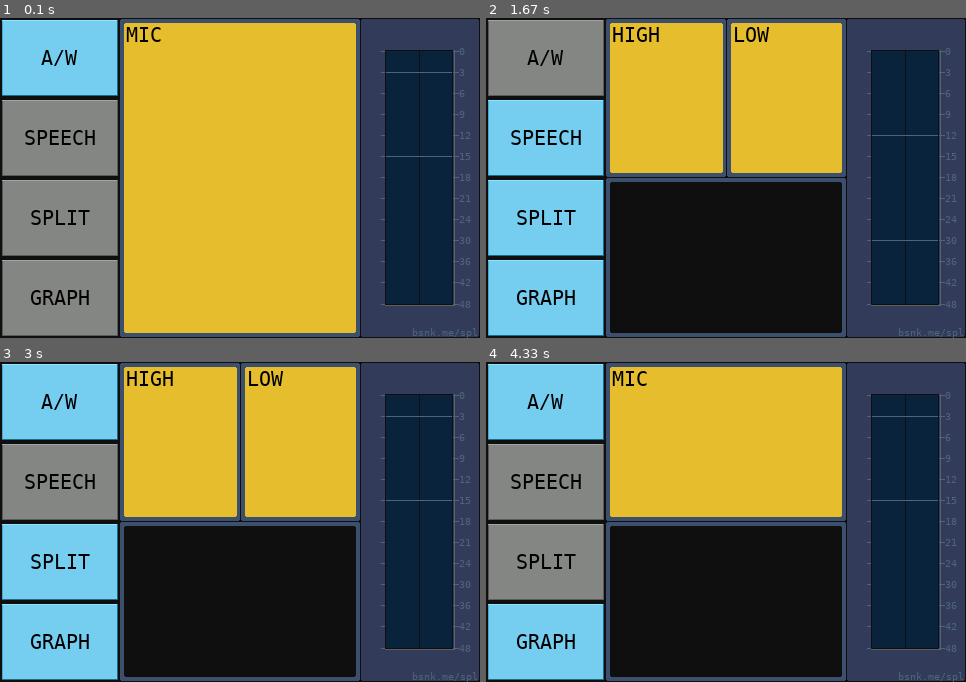
Above: before the commit, frames 1-4 (two rows, left to right).
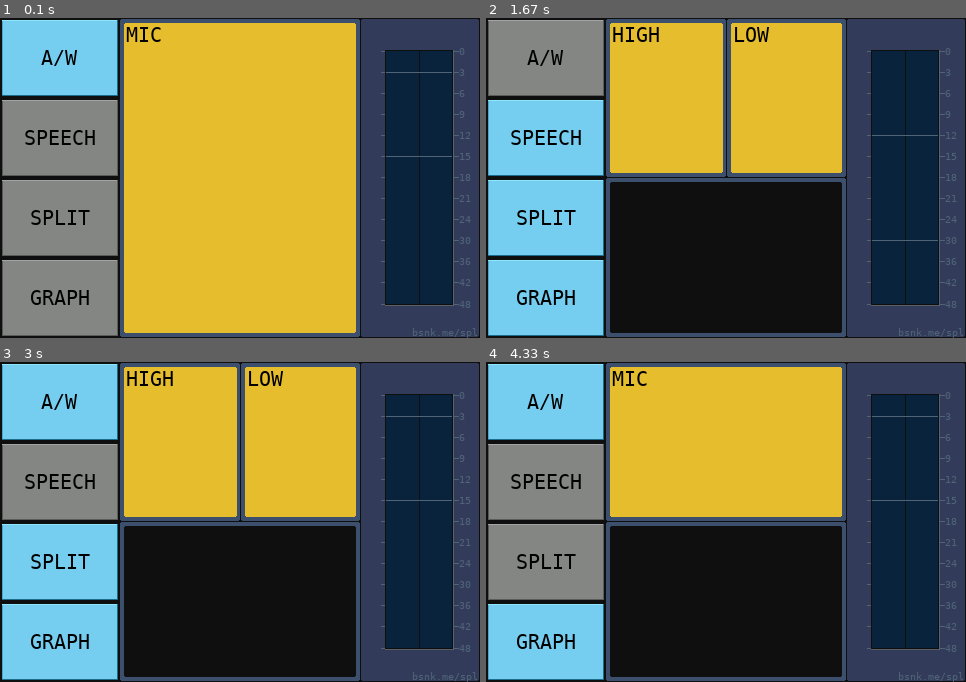
Above: after the commit, the same moments.

Repository: Bottersnike/spl_pygame
Game: pygame game, started from main.py
Same seed, same stepped clock (60 frames per second), same inputs: the game is played once before the commit and once after it.
Inputs (mouse positions are in pixels of both pictures, inside the frame that each line leads up to):
- Up to frame 1 (0.1 s): no input
- Up to frame 2 (1.67 s): click "GRAPH" at 0.38 s; click "SPLIT" at 0.72 s; click (577, 130) at 1.05 s; click (601, 59) at 1.38 s
- Up to frame 3 (3 s): click (67, 512) at 1.72 s; click "A/W" at 2.55 s
- Up to frame 4 (4.33 s): click (543, 451) at 3.38 s; click (572, 554) at 3.72 s; click (577, 480) at 4.05 s

The runs differ from the first frame. In frame 1, 0.3% of the frame differs, in the area x 94-95%, y 10-90%; in frame 2, 0.3%; in frame 3, 0.3%; in frame 4, 0.3%.

Commit message:
Fix minor rounding errors

Diff:
--- a/main.py
+++ b/main.py
@@ -174,7 +174,7 @@
         vu_y = (sh - vu_height) / 2
 
         pygame.draw.line(self.screen, BORDER_LIGHT, (vu_x, vu_y + vu_height - 1), (vu_x + vu_width - 1, vu_y + vu_height - 1))
-        pygame.draw.line(self.screen, TEXT_COLOUR, (vu_x + vu_width, vu_y), (vu_x + vu_width, vu_y + vu_height - 1))
+        pygame.draw.line(self.screen, TEXT_COLOUR, (math.floor(vu_x + vu_width - 1), vu_y), (math.floor(vu_x + vu_width - 1), vu_y + vu_height - 1))
 
         for i in range(13):
             x1 = vu_x - 4
@@ -193,8 +193,11 @@
         pygame.draw.rect(self.screen, DARK_BLUE, (vu_x + 1, vu_y + 1, vu_width - 2, vu_height - 3))
         pygame.draw.rect(self.screen, BORDER_COLOUR, (vu_x + vu_width / 2 - 1, vu_y + 1, 1, vu_height - 3))
 
-        def draw_bar(vu, vua, xoff):
-            width = math.ceil((vu_width - 1) / 2 - 1)
+        def draw_bar(vu, vua, xoff, d=0):
+            if d:
+                width = math.ceil((vu_width - 1) / 2 - 1)
+            else:
+                width = math.floor((vu_width - 1) / 2 - 1)
             xp = vu_x + xoff + 1
 
             if vu < 18:
@@ -236,7 +239,7 @@
             pygame.draw.rect(self.screen, TEXT_COLOUR, (vu_x + 1, h, vu_width - 2, 1))
 
         vu = 48 if not self.samples[0] else self.samples[0][-1]
-        draw_bar(vu, self.vus[0], 0)
+        draw_bar(vu, self.vus[0], 0, 1)
 
         vu = 48 if not self.samples[1] else self.samples[1][-1]
         draw_bar(vu, self.vus[1], (vu_width - 1) / 2)
